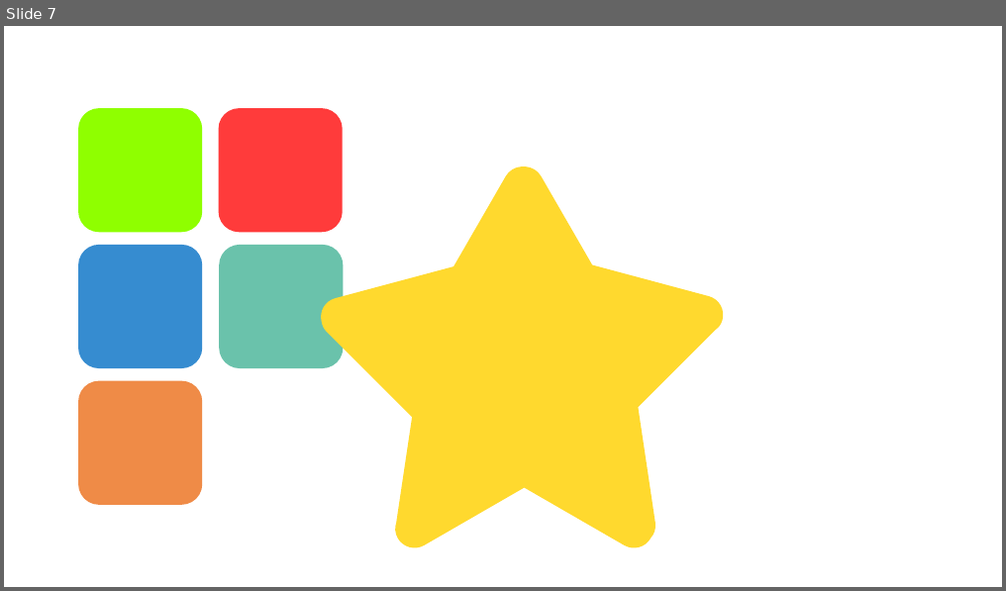
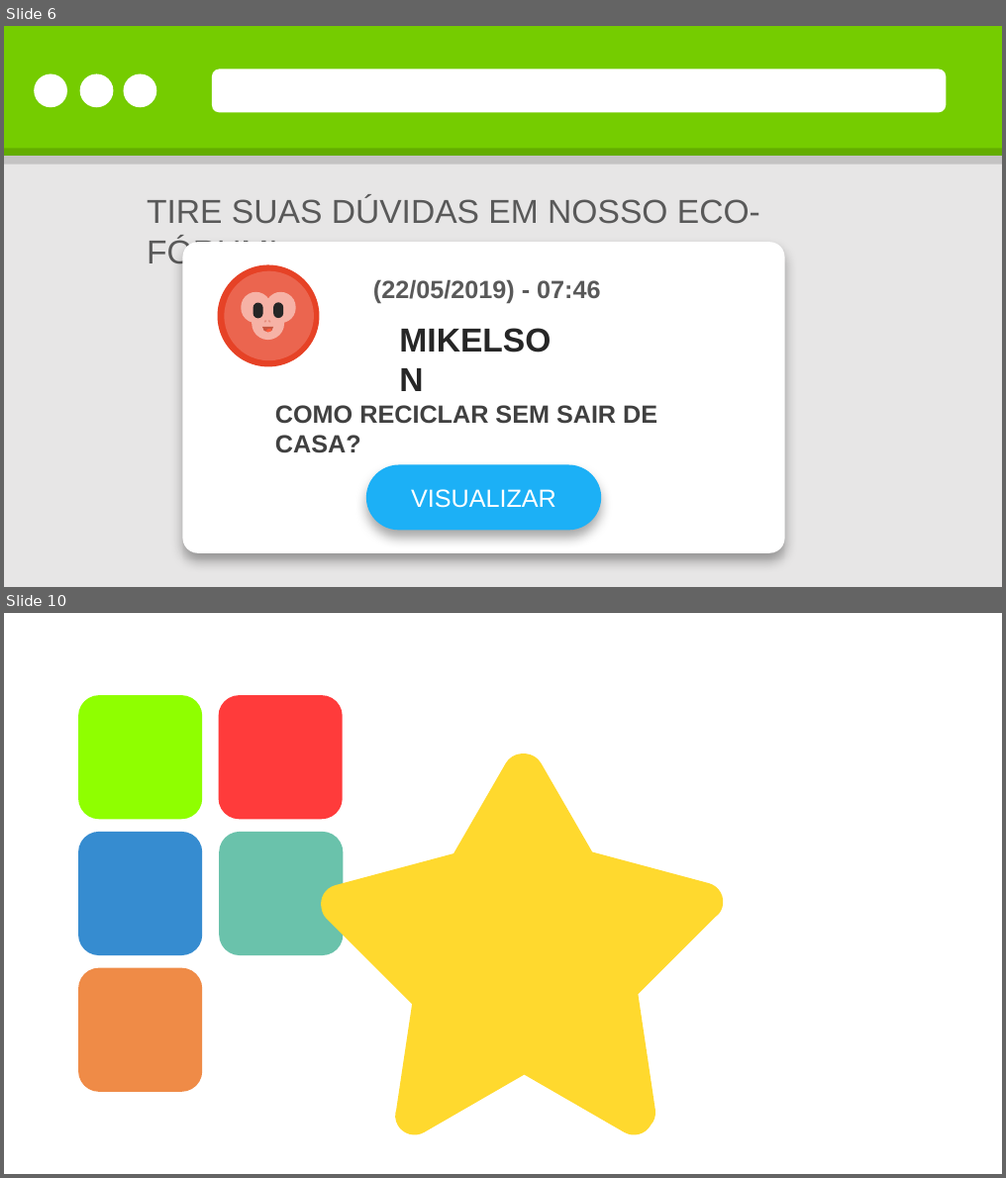
Before and after one commit to pedrogmo/projetopp2, a slide deck: slide/animacao.pptx. Shown one above the other, each under a label of ours: slide 7 before the commit, slides 6 and 10 after it; the slides between them are not shown. The pictures are 1006x591 and 1006x1178 pixels, drawn with LibreOffice and Linux fonts; fonts in the diff are those of the drawing. Boxes give left, top, right and bottom in pixels: in the first picture for what was removed or moved away, otherwise in the second. Text is boxed around its words. In the diff, an @@ line names an element or a change of style, - is before the commit and + after.

```diff
--- a/slide/animacao.pptx
+++ b/slide/animacao.pptx
@@ slide 6 added at [4,26,1002,587], background #FFFFFF @@
@@ rectangle added at [4,26,1002,156], fill #75CC00 @@
@@ ellipse added at [34,74,67,107], fill #FFFFFF @@
@@ ellipse added at [79,74,113,107], fill #FFFFFF @@
@@ ellipse added at [123,74,156,107], fill #FFFFFF @@
@@ rounded rectangle added at [212,69,946,112], fill #FFFFFF @@
@@ rectangle added at [4,156,1002,587], fill #E7E6E6 @@
@@ rectangle added at [4,148,1002,164], fill #000000 at 15% opacity @@
@@ text added at [147,196,760,271], 32 pt, text #595959 @@
+TIRE SUAS DÚVIDAS EM NOSSO ECO-FÓRUM!
@@ rounded rectangle added at [183,243,785,554], fill #FFFFFF @@
@@ text added at [373,279,600,303], 24 pt, text #595959, bold @@
+(22/05/2019) - 07:46
@@ group added at [218,265,319,367]: 7 rounded rectangles, 3 ellipses, 1 freeform shape @@
@@ text added at [392,316,579,364], 32 pt, text #262626, bold @@
+MIKELSON
@@ text added at [275,405,657,454], 24 pt, text #404040, bold @@
+COMO RECICLAR SEM SAIR DE CASA?
@@ rounded rectangle added at [366,466,601,531], fill #1CB0F6, 24 pt, text #FFFFFF @@
+VISUALIZAR
@@ what was slide 7 is now slide 10 @@
```
Also in this commit, not shown: 8 other slides added, 6 slides removed, 2 other files.
